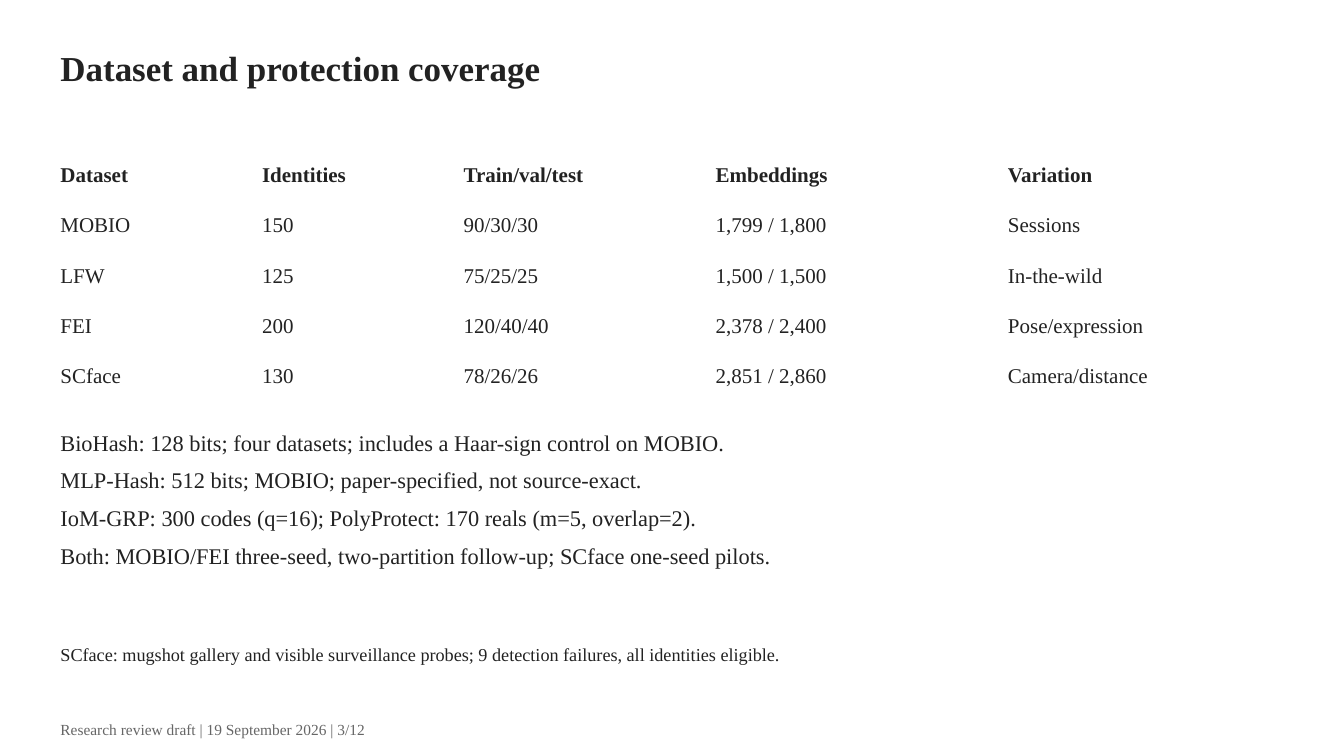
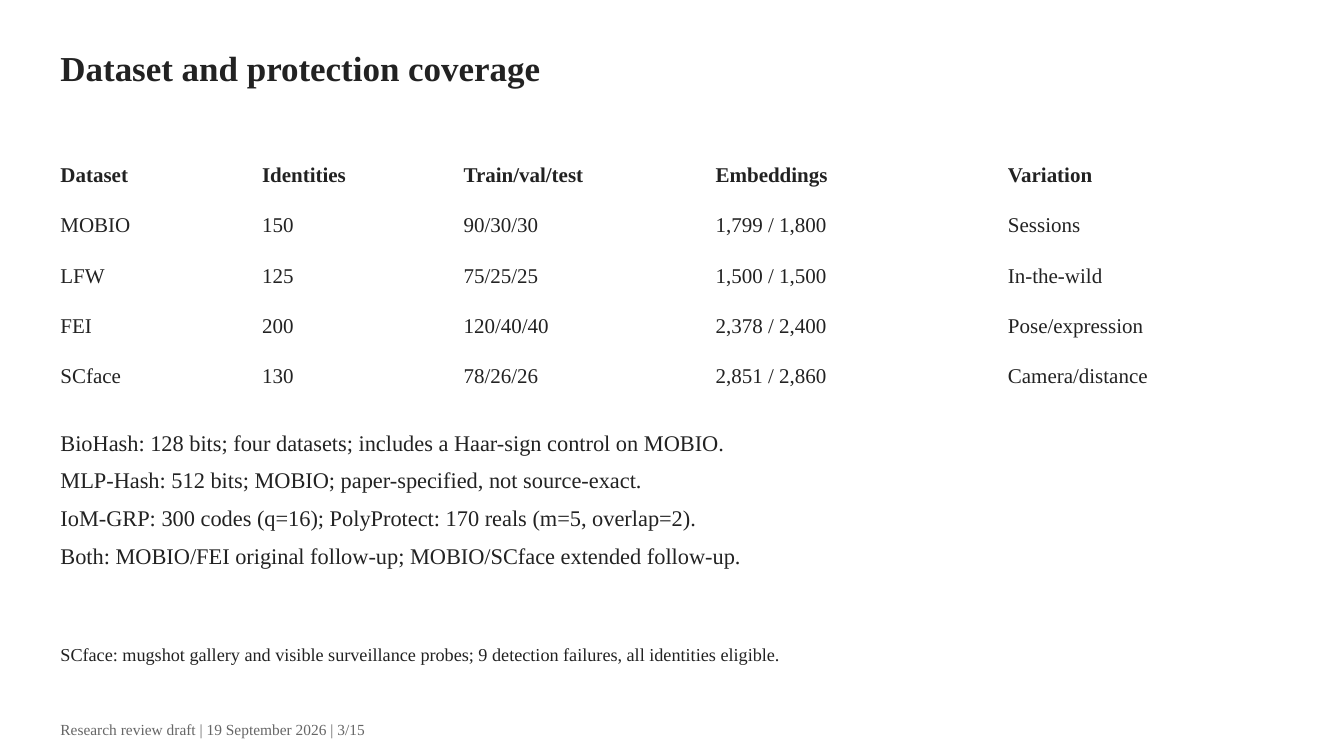
Before and after one commit to gigioneggiando/biometric-template-leakage, a slide deck: slide 3 of reports/slides/research_review.pptx. Drawn at 1344x756 pixels with LibreOffice and Linux fonts; fonts in the diff are those of the drawing. Boxes give left, top, right and bottom in pixels: in the first picture for what was removed or moved away, otherwise in the second. Text is boxed around its words. In the diff, an @@ line names an element or a change of style, - is before the commit and + after.

```diff
--- a/reports/slides/research_review.pptx
+++ b/reports/slides/research_review.pptx
@@ text at bbox=[60, 548, 741, 569]: text changed @@
-Both: MOBIO/FEI three-seed, two-partition follow-up; SCface one-seed pilots.
+Both: MOBIO/FEI original follow-up; MOBIO/SCface extended follow-up.
@@ text at bbox=[60, 724, 364, 739]: text changed @@
-Research review draft | 19 September 2026 | 3/12
+Research review draft | 19 September 2026 | 3/15
```
Also in this commit, not shown: 11 other slides changed, 3 slides added, 26 other files.
